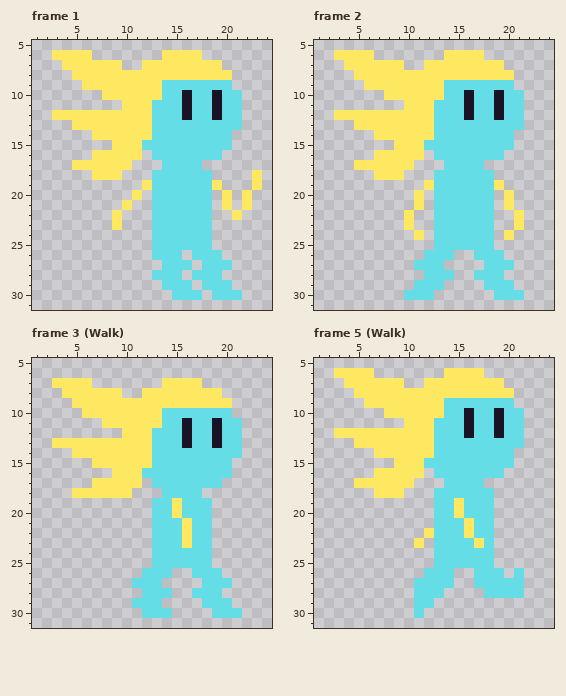
Edited in one commit: pixel-art file (Project assets/Electric guy.aseprite). The picture above was drawn from the file before the commit.
32x32 pixels, 10 frames. Shown: frame 1: x 1..24, y 5..31; frame 2: x 1..24, y 5..31; frame 3 (Walk): x 1..24, y 5..31; frame 5 (Walk): x 1..24, y 5..31. The commit also changed other frames, which this record leaves out.
Now the later version:
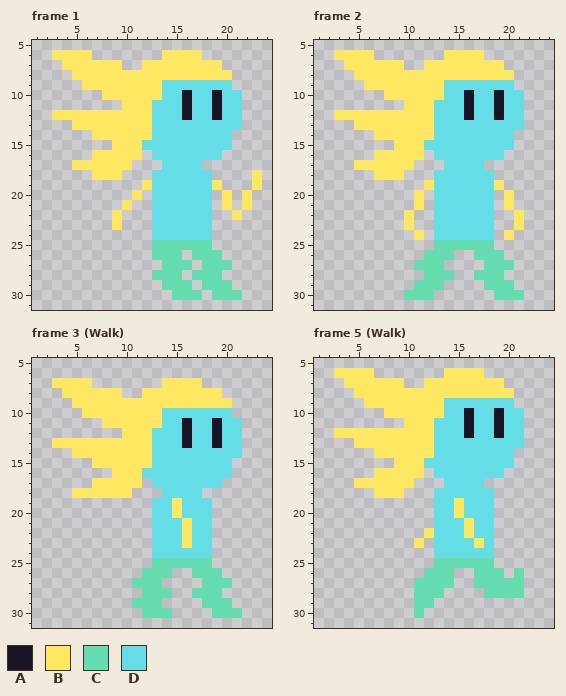
Palette (. is transparent): A #181425  B #fee761  C #65ddb0  D #65dde6
Diff:
Changed rows in their new state; - is an unchanged pixel.
Frame 1:
first column x 13:
25 CCCCCC---
26 CCC-CCC--
27 -CCC-CCC-
28 CCC-CCC--
29 -CCC-CCC-
30 --CCC-CCC
Frame 2:
first column x 10:
25 ---CCCCCC---
26 --CCC--CCC--
27 -CCC----CCC-
28 --CCC--CCC--
29 -CCC----CCC-
30 CCC------CCC
Frame 3 (Walk):
first column x 11:
25 --CCCCCC---
26 -CCC--CCC--
27 CCC----CCC-
28 -CCC--CCC--
29 CCC----CCC-
30 -CCC----CCC
Frame 5 (Walk):
first column x 11:
25 --CCCCCC---
26 -CCC--CCC-C
27 CCCC--CCCCC
28 CCC----CCCC
29 CC---------
30 C----------
